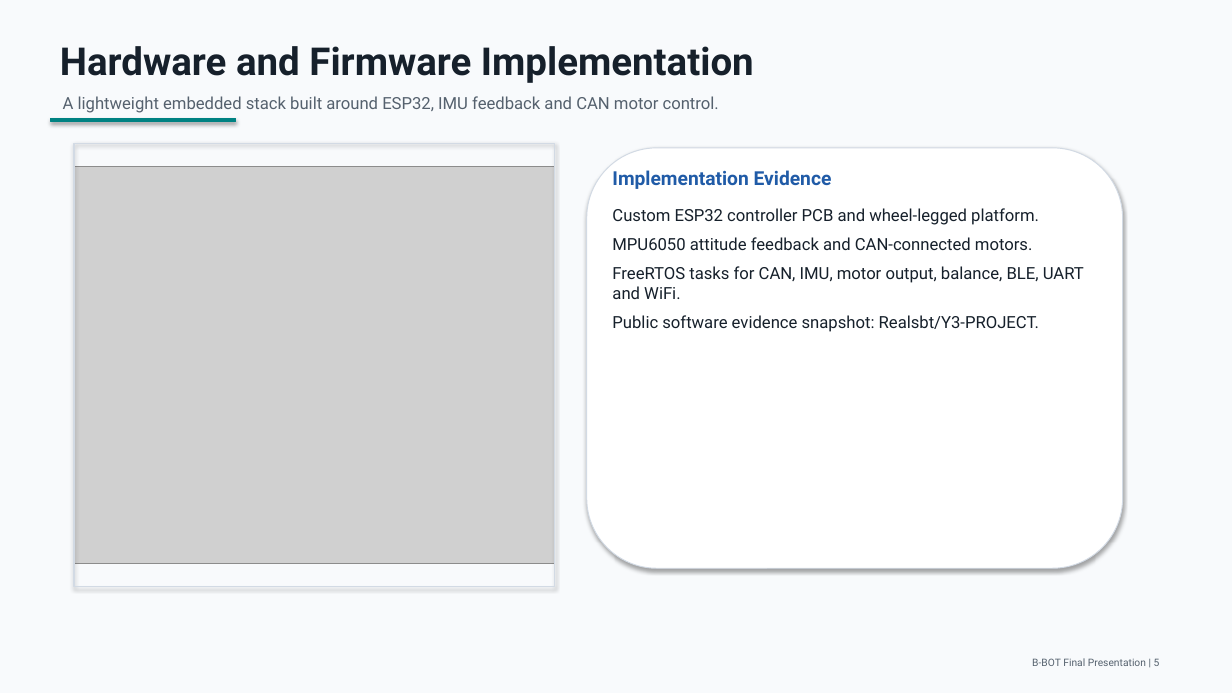
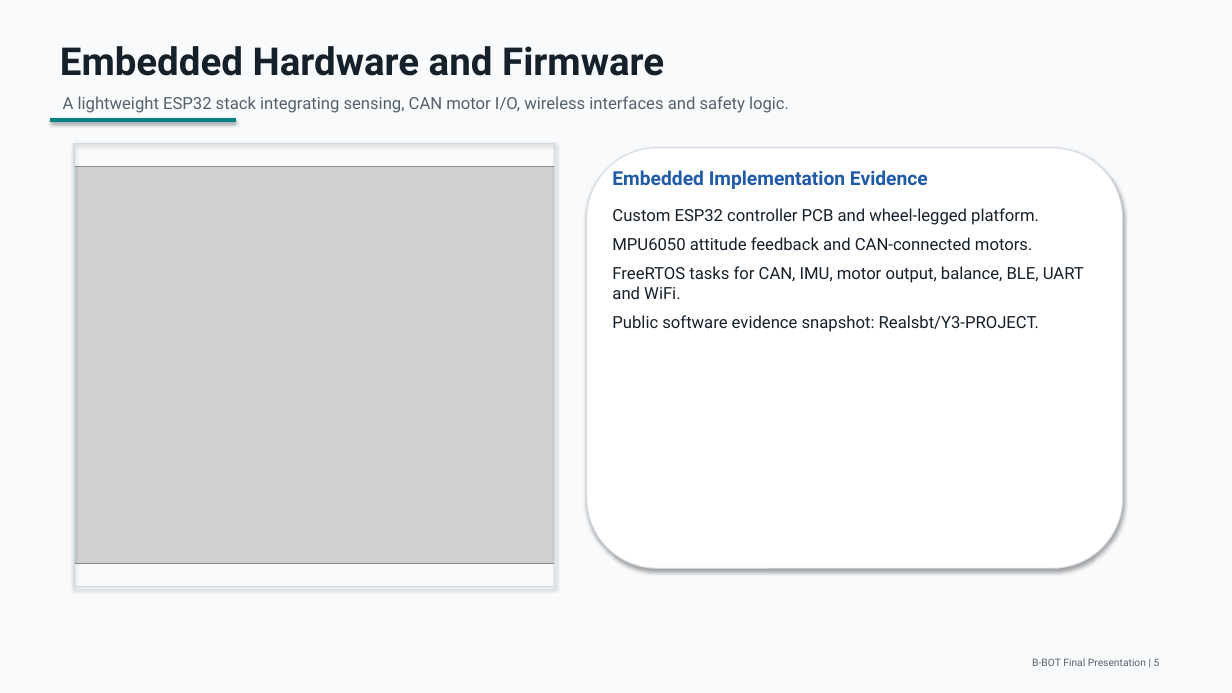
Before and after one commit to Realsbt/B-BOT, a slide deck: slide 5 of Report/presentation/B-BOT_final_presentation.pptx. Drawn at 1232x693 pixels with LibreOffice and Linux fonts; fonts in the diff are those of the drawing; grey boxes stand for pictures. Boxes give left, top, right and bottom in pixels: in the first picture for what was removed or moved away, otherwise in the second. Text is boxed around its words. In the diff, an @@ line names an element or a change of style, - is before the commit and + after.

```diff
--- a/Report/presentation/B-BOT_final_presentation.pptx
+++ b/Report/presentation/B-BOT_final_presentation.pptx
@@ text at (60,46,664,76): text changed @@
-Hardware and Firmware Implementation
+Embedded Hardware and Firmware
@@ text at (63,96,789,113): text changed @@
-A lightweight embedded stack built around ESP32, IMU feedback and CAN motor control.
+A lightweight ESP32 stack integrating sensing, CAN motor I/O, wireless interfaces and safety logic.
@@ text at (612,170,928,189): text changed @@
-Implementation Evidence
+Embedded Implementation Evidence
```
Also in this commit, not shown: 9 other slides changed, 4 other files.
